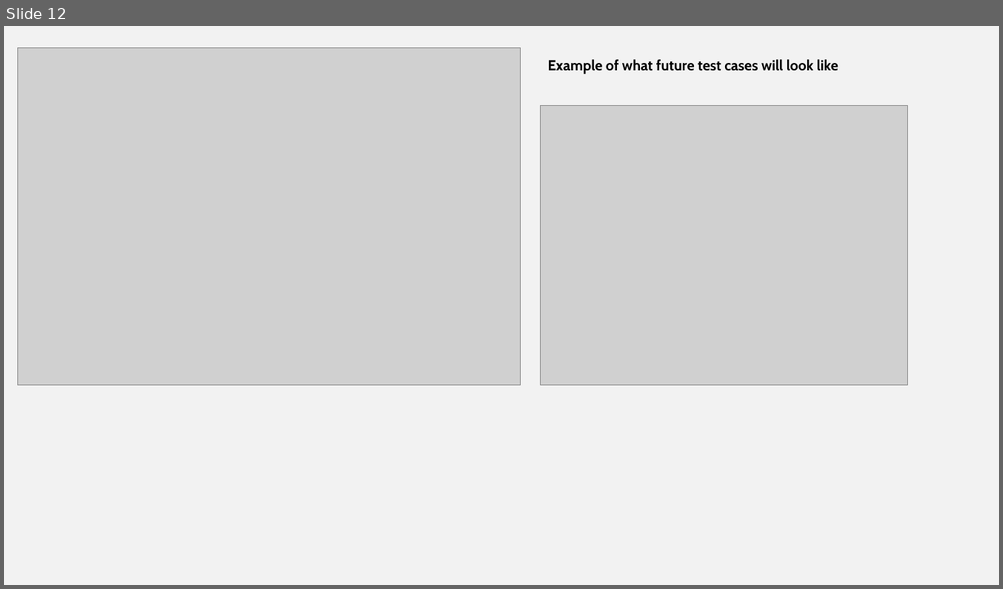
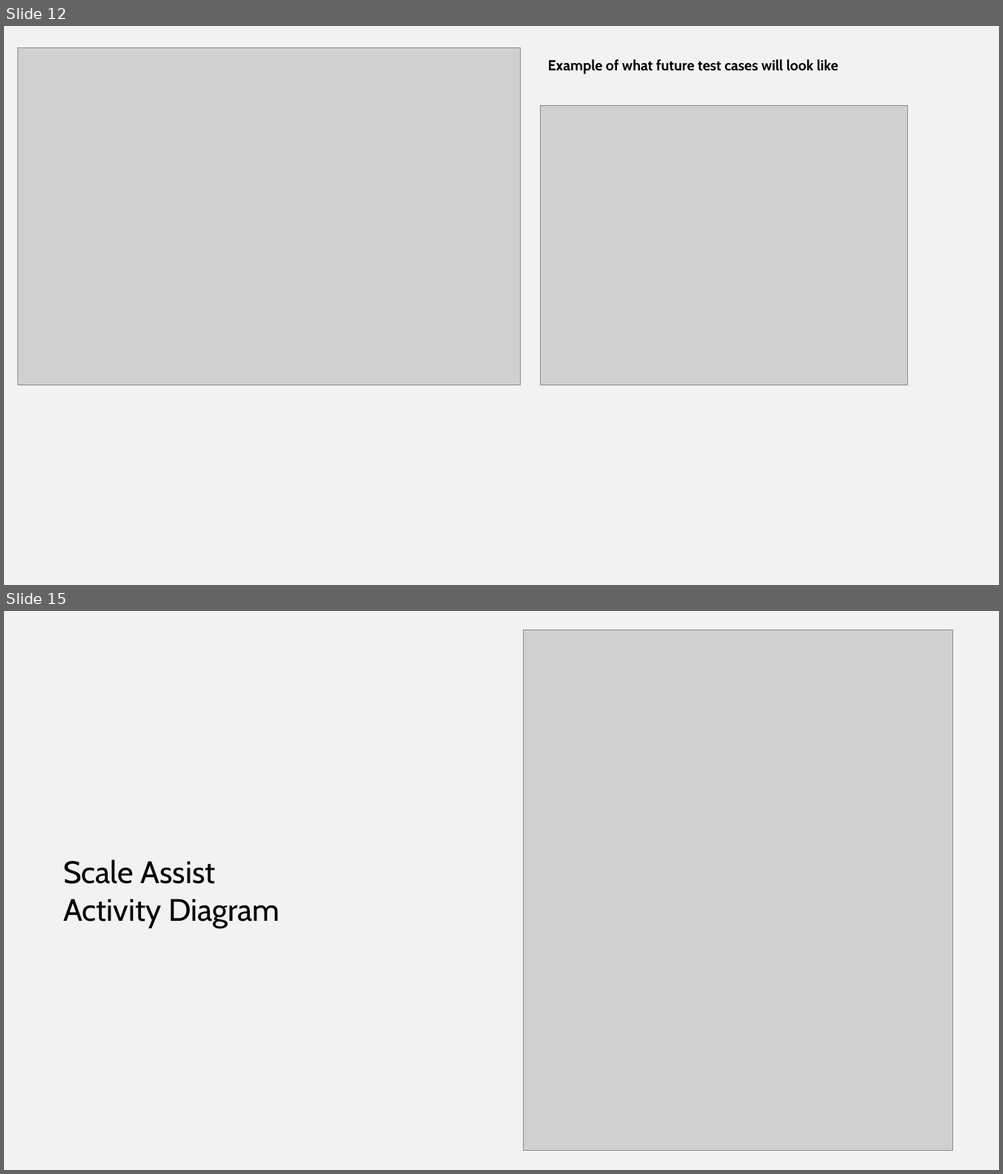
Before and after one commit to Thatawesomeguy4/FiddlePracticeAppCPSC4910, a slide deck: Fid'Lin Presentation1.1.pptx. Shown one above the other, each under a label of ours: slide 12 before the commit, slides 12 and 15 after it; the slides between them are not shown. The pictures are 1003x589 and 1003x1174 pixels, drawn with LibreOffice and Linux fonts; fonts in the diff are those of the drawing; grey boxes stand for pictures. Boxes give left, top, right and bottom in pixels: in the first picture for what was removed or moved away, otherwise in the second. Text is boxed around its words. In the diff, an @@ line names an element or a change of style, - is before the commit and + after.

```diff
--- a/Fid'Lin Presentation1.1.pptx
+++ b/Fid'Lin Presentation1.1.pptx
@@ slide 15 added at <box>4,611,999,1170</box>, background #F2F2F2 @@
@@ picture added at <box>523,630,952,1151</box> @@
@@ text added at <box>63,860,279,928</box>, 30 pt, text #000000 @@
+Scale Assist
+Activity Diagram
```
Also in this commit, not shown: 1 slide changed, 4 other slides added.
